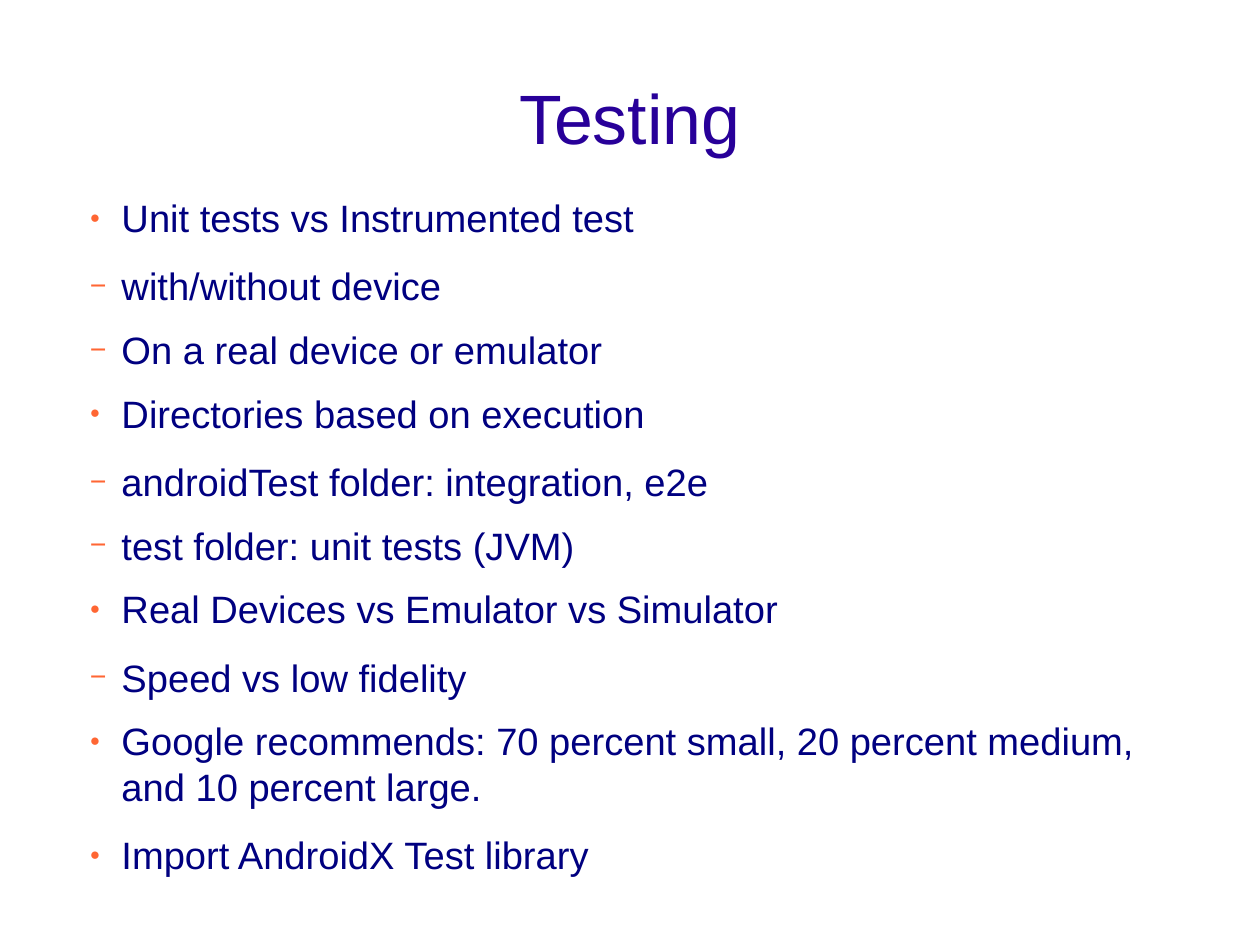
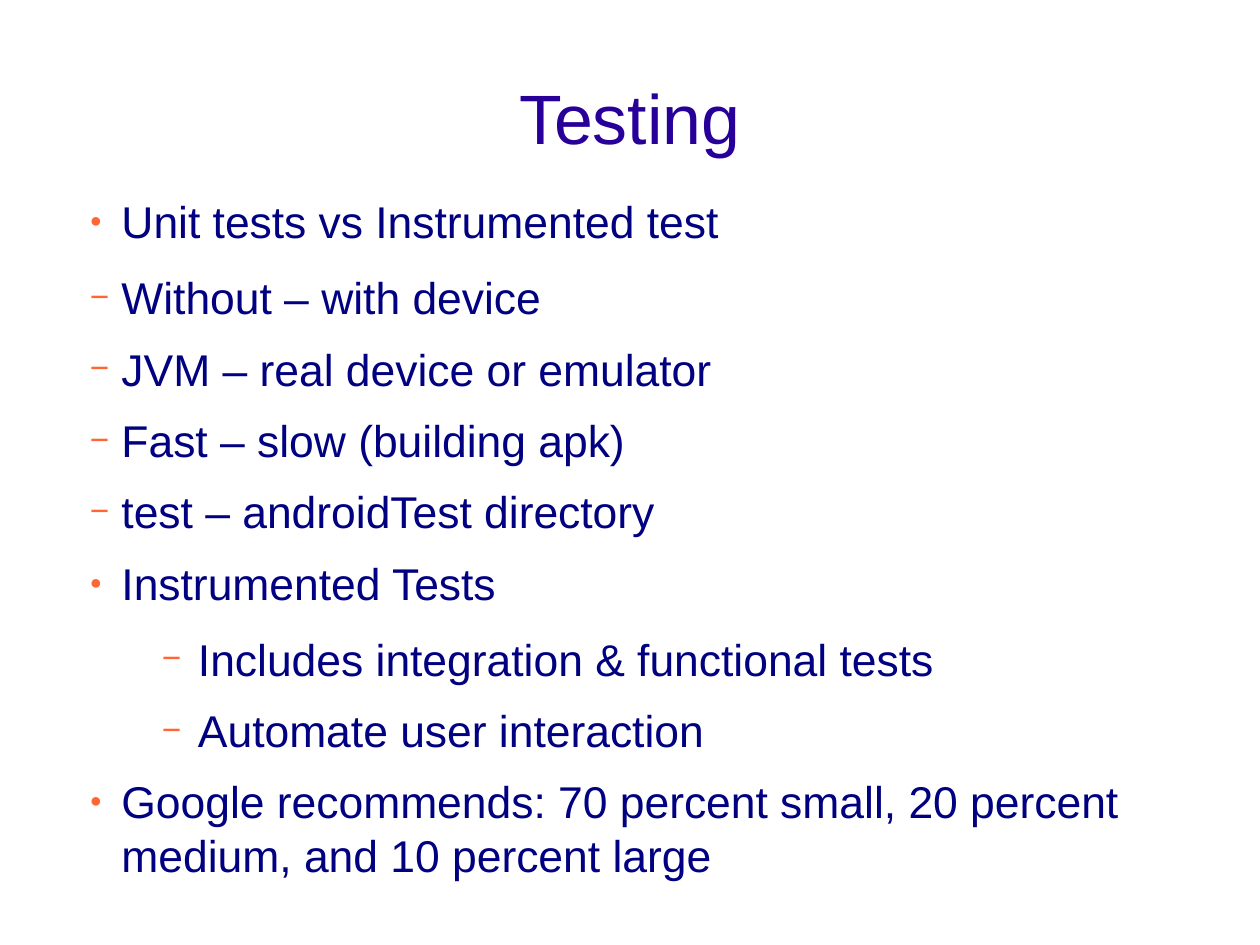
Before and after one commit to Sifis-Develop/Spoon-Knife, a slide deck: slide 16 of android_dev.odp (slide 12 before the commit). Drawn at 1260x945 pixels with LibreOffice and Linux fonts; fonts in the diff are those of the drawing; background and template pictures are left out. Boxes give left, top, right and bottom in pixels: in the first picture for what was removed or moved away, otherwise in the second. Text is boxed around its words. In the diff, an @@ line names an element or a change of style, - is before the commit and + after.

Commit message:
V2

```diff
--- a/android_dev.odp
+++ b/android_dev.odp
@@ text at <box>121,205,719,239</box>: size 24 to 28 pt in "Unit tests vs Instrumented test" @@
@@ text at <box>121,281,1118,881</box>: text changed; size 24 to 28 pt @@
-  − with/without device
-  − On a real device or emulator
-● Directories based on execution
-  − androidTest folder: integration, e2e
-  − test folder: unit tests (JVM)
-● Real Devices vs Emulator vs Simulator
-  − Speed vs low fidelity
-● Google recommends: 70 percent small, 20 percent medium, and 10 percent large.
-● Import AndroidX Test library
+  − Without – with device
+  − JVM – real device or emulator
+  − Fast – slow (building apk)
+  − test – androidTest directory
+● Instrumented Tests
+  − Includes integration & functional tests
+  − Automate user interaction
+● Google recommends: 70 percent small, 20 percent medium, and 10 percent large
```
Also in this commit, not shown: 6 other slides changed, 6 slides added, 1 slide removed.
